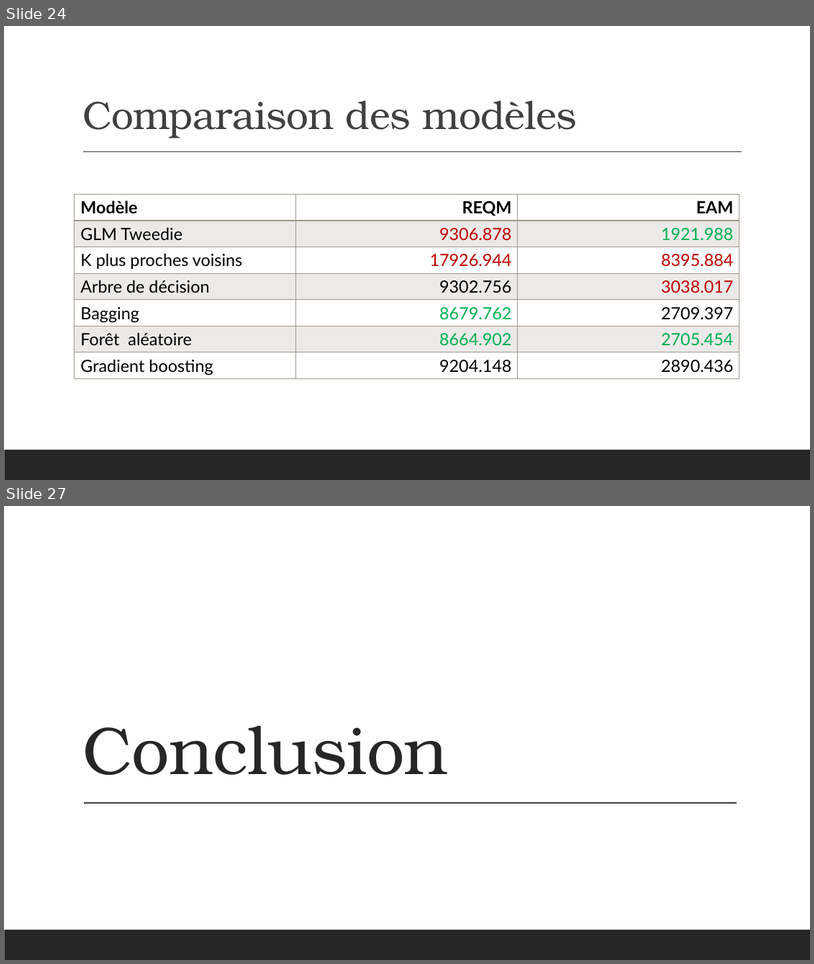
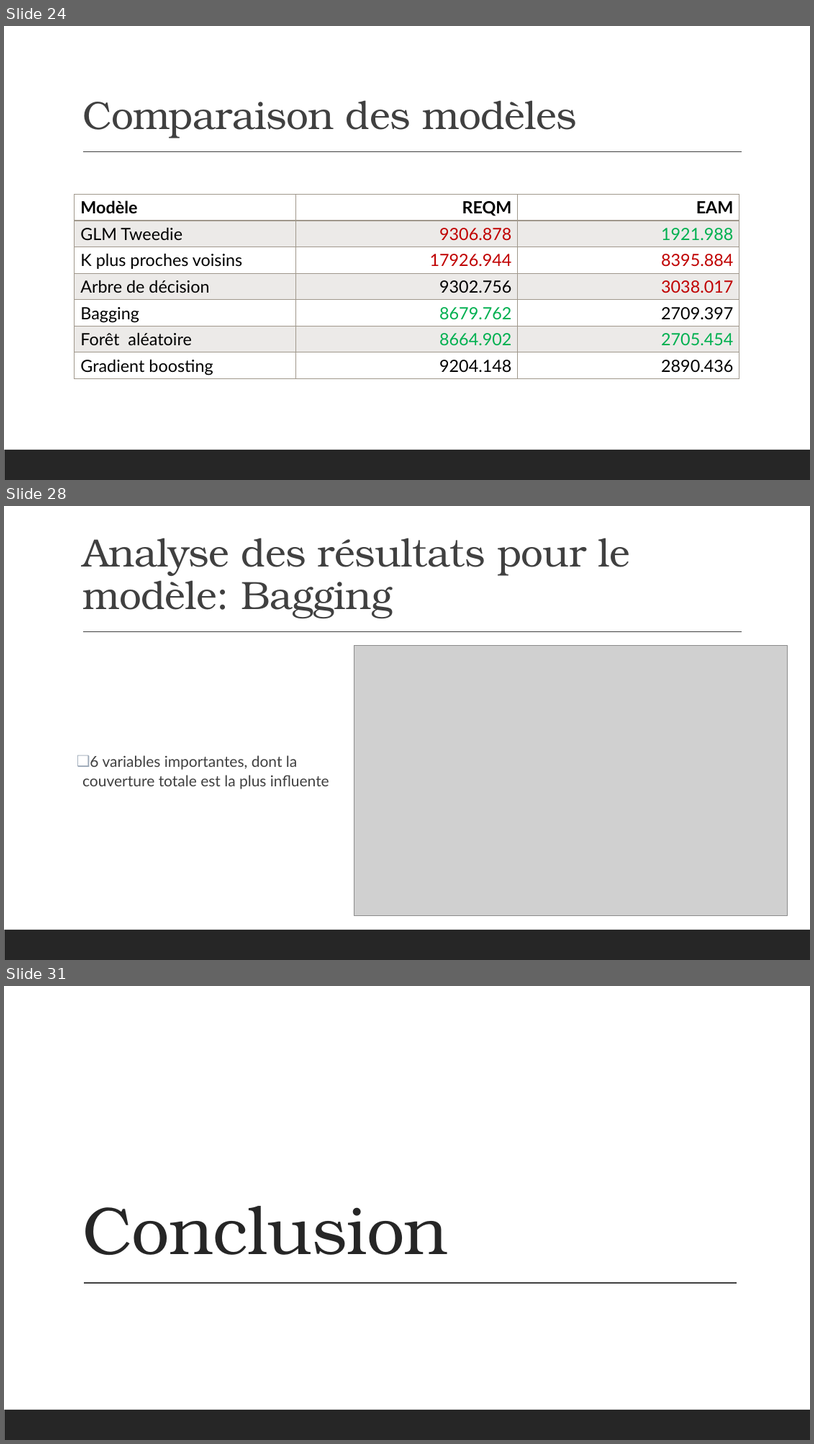
Before and after one commit to Dan-UL/PasDePlaziat, a slide deck: Final/Presentation_Equipe9.pptx. Shown one above the other, each under a label of ours: slides 24 and 27 before the commit, slides 24, 28 and 31 after it; the slides between them are not shown. The pictures are 814x964 and 814x1444 pixels, drawn with LibreOffice and Linux fonts; fonts in the diff are those of the drawing; grey boxes stand for pictures. Boxes give left, top, right and bottom in pixels: in the first picture for what was removed or moved away, otherwise in the second. Text is boxed around its words. In the diff, an @@ line names an element or a change of style, - is before the commit and + after.

```diff
--- a/Final/Presentation_Equipe9.pptx
+++ b/Final/Presentation_Equipe9.pptx
@@ slide 28 added at bbox=[4, 506, 810, 960], background #FFFFFF; not listed: 2 template elements that a slide beside it also shows @@
@@ title added at bbox=[82, 538, 630, 618], 47 pt, text #404040 @@
+Analyse des résultats pour le modèle: Bagging
@@ picture added at bbox=[354, 646, 788, 916] @@
@@ text added at bbox=[82, 755, 329, 789], 18 pt, text #404040 @@
+❑ 6 variables importantes, dont la couverture totale est la plus influente
@@ what was slide 27 is now slide 31 @@
```
Also in this commit, not shown: 8 slides changed, 4 other slides added, 1 slide removed.
